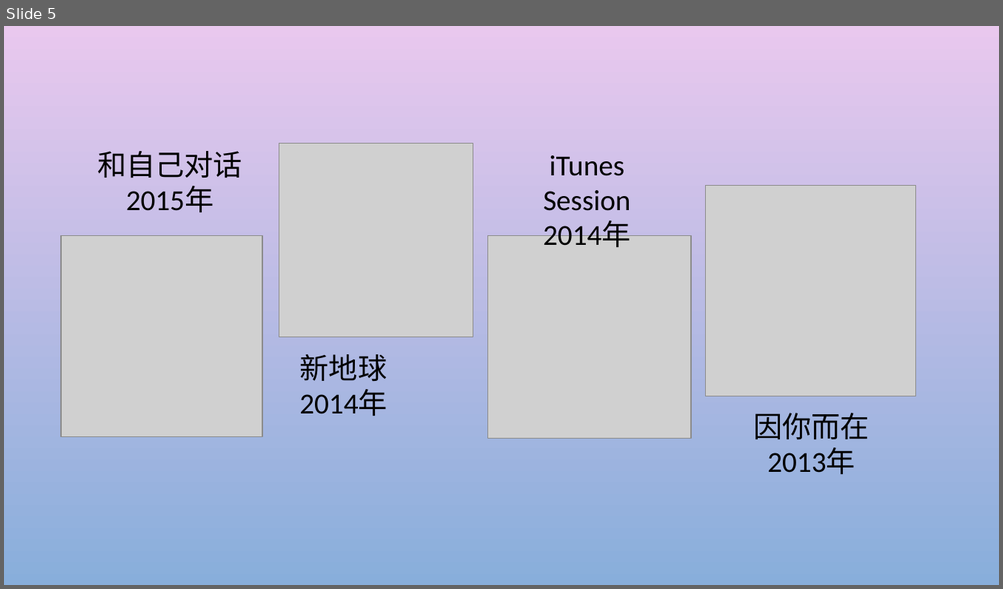
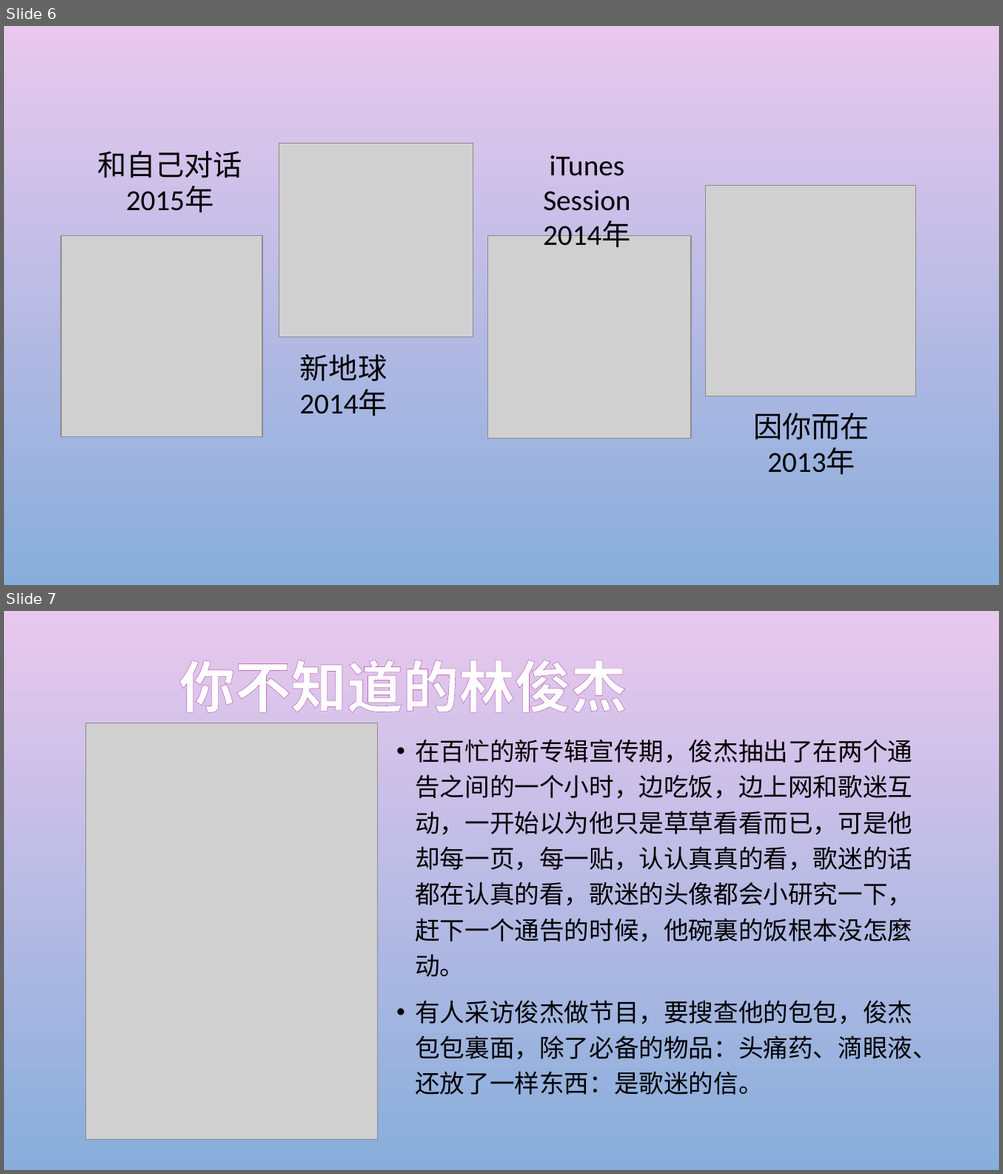
Before and after one commit to zjyechang/myProject, a slide deck: ppt/yechang.pptx. Shown one above the other, each under a label of ours: slide 5 before the commit, slides 6 and 7 after it. The pictures are 1003x589 and 1003x1174 pixels, drawn with LibreOffice and Linux fonts; fonts in the diff are those of the drawing; grey boxes stand for pictures; background and template pictures are left out. Boxes give left, top, right and bottom in pixels: in the first picture for what was removed or moved away, otherwise in the second. Text is boxed around its words. In the diff, an @@ line names an element or a change of style, - is before the commit and + after.

```diff
--- a/ppt/yechang.pptx
+++ b/ppt/yechang.pptx
@@ slide 7 added at (4, 611, 999, 1170), background picture (left out) @@
@@ text added at (179, 659, 626, 713), 54 pt, text #FFFFFF, bold @@
+你不知道的林俊杰
@@ picture added at (85, 723, 377, 1139) @@
@@ text added at (415, 739, 937, 1095), 24 pt, text #000000 @@
+• 在百忙的新专辑宣传期，俊杰抽出了在两个通告之间的一个小时，边吃饭，边上网和歌迷互动，一开始以为他只是草草看看而已，可是他却每一页，每一贴，认认真真的看，歌迷的话都在认真的看，歌迷的头像都会小研究一下，赶下一个通告的时候，他碗裏的饭根本没怎麼动。
+• 有人采访俊杰做节目，要搜查他的包包，俊杰包包裏面，除了必备的物品：头痛药、滴眼液、还放了一样东西：是歌迷的信。
@@ what was slide 5 is now slide 6 @@
```
Also in this commit, not shown: 1 slide changed, 5 other slides added, 1 slide removed, 8 other files.
